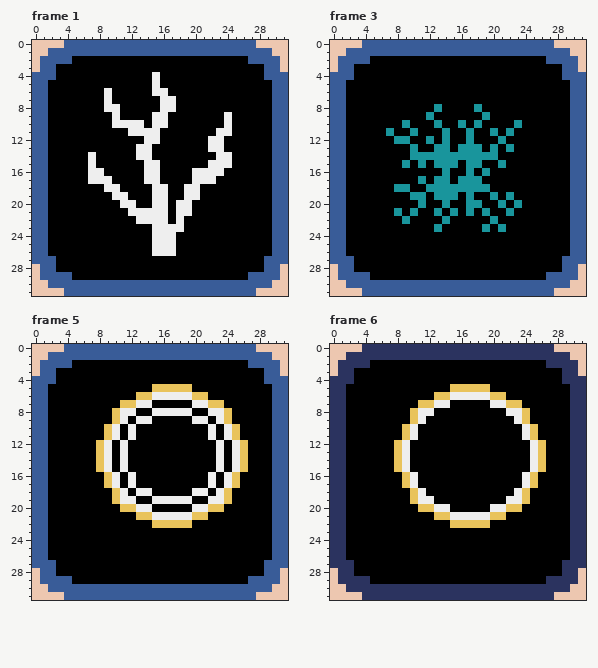
One commit to this pixel-art file: td/assets/buttons.aseprite. The first picture shows the starting point.
32x32 pixels, 8 frames. Shown: frame 1, frame 3, frame 5, frame 6. The commit also changed other frames, which this record leaves out.
New version:
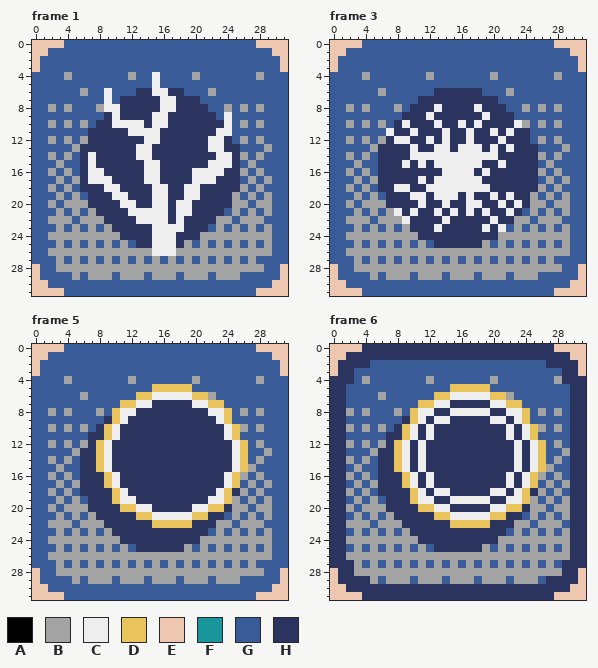
Palette (. is transparent): A #000000  B #a3a3a3  C #eeeeee  D #e9c35b  E #edc7b0  F #19959c  G #395c98  H #2b335f
The author wrote: TD: button rework in preparation for power-ups
Edits made:
layer "gradient" added
layer "icon under" added
Changed rows in their new state; - is an unchanged pixel.
Frame 1, layers "icon under", "border":
first column x 2:
 2 ---GGGGGGGGGGGGGGGGGGGGGG---
 3 -GGGGGGGGGGGGGGGGGGGGGGGGGG-
 4 -GBGGGGGGGBGG-GGGGBGGGGGGGB-
 5 GGGGGGGGGGGGG-GGGGGGGGGGGGGG
 6 GGGGBGG-GGGHH--HHGGGBGGGGGGG
 7 GGGGGGG-GHHHHH--HHHGGGGGGGGG
 8 BGBGGGB--HHHHH--HHHHGGBGBGBG
 9 GGGGGGGH-HHHH--HHHHHHG-GGGGG
10 BGBGBGHH----H--HHHHHHH-GBGBG
11 GGGGGHHHHH----HHHHHHH--GGGGG
12 BGBGBHHHHHHH--HHHHHH--HGBGBG
13 GGGBHHHHHHH--HHHHHHH--HHGGGB
14 BGBGH-HHHHH--HHHHHHHH--HBGBG
15 GBGGH-HHHHHH--HHHHHH---HGBGG
16 BGBGH--HHHHH--HHHH----HHBGBG
17 GBGBH---HHHH--HHHH---HHHGBGB
18 BGBGHHH--HHHH--HH--HHHHHBGBG
19 GBGBGHHH--HHH--HH--HHHHBGBGB
20 BGBBBHHHH--HH--H--HHHHHBBGBB
21 GBGBGBHHHH-----H--HHHHGBGBGB
22 BBBGBBBHHHH----H-HHHHBBGBBBG
23 GBGBGBGBHHHHH----HHHGBGBGBGB
24 BBBBBBBBBHHHH---HHHBBBBBBBBB
25 GBGBGBGBGBGHH---HBGBGBGBGBGB
26 BBBBBBBBBBBBB---BBBBBBBBBBBB
27 -BGBGBGBGBGBGBGBGBGBGBGBGBG-
28 -BBBBBBBBBBBBBBBBBBBBBBBBBB-
29 ---BGBBBGBBBGBBBGBBBGBBBG---
Frame 3, layers "icon", "icon under", "border":
first column x 2:
 2 ---GGGGGGGGGGGGGGGGGGGGGG---
 3 -GGGGGGGGGGGGGGGGGGGGGGGGGG-
 4 -GBGGGGGGGBGGGGGGGBGGGGGGGB-
 5 GGGGGGGGGGGGGGGGGGGGGGGGGGGG
 6 GGGGBGGGGGGHHHHHHGGGBGGGGGGG
 7 GGGGGGGGGHHHHHHHHHHGGGGGGGGG
 8 BGBGGGBGHHHCHHHHCHHHGGBGBGBG
 9 GGGGGGGHHHCHHHHHHCHHHGGGGGGG
10 BGBGBGHCHHHCHHCHCHHHHCBGBGBG
11 GGGGGCHHCHHHCHHCHHCHCHHGGGGG
12 BGBGBHCCHHCHCHHCHHHCHHHGBGBG
13 GGGBHHHHCHHCCHCCCHCHCHHHGGGB
14 BGBGHHHHCCCCCCCCCCCHHHHHBGBG
15 GBGGHHHCHCHCCCCCCHHCHHHHGBGG
16 BGBGHHHHHHHHCCCCHCHHHHHHBGBG
17 GBGBHHHHHCHCCCCCCHHHHHHHGBGB
18 BGBGHHCCHHCCCCCCCCHHHHHHBGBG
19 GBGBGHHHCCHCCCHCHHCHCHHBGBGB
20 BGBBBHHHHCHHCHHCCHHCHCHBBGBB
21 GBGBGBCHCHHCHCHCHCHHCHGBGBGB
22 BBBGBBBCHHHHCHHHHHCHHBBGBBBG
23 GBGBGBGBHHHCHHHHHCHCGBGBGBGB
24 BBBBBBBBBHHHHHHHHHHBBBBBBBBB
25 GBGBGBGBGBGHHHHHHBGBGBGBGBGB
26 BBBBBBBBBBBBBBBBBBBBBBBBBBBB
27 -BGBGBGBGBGBGBGBGBGBGBGBGBG-
28 -BBBBBBBBBBBBBBBBBBBBBBBBBB-
29 ---BGBBBGBBBGBBBGBBBGBBBG---
Frame 5, layers "icon", "icon under", "border":
first column x 2:
 2 ---GGGGGGGGGGGGGGGGGGGGGG---
 3 -GGGGGGGGGGGGGGGGGGGGGGGGGG-
 4 -GBGGGGGGGBGGGGGGGBGGGGGGGB-
 5 GGGGGGGGGGGGG-----GGGGGGGGGG
 6 GGGGBGGGGGG---------BGGGGGGG
 7 GGGGGGGGG----HHHHH----GGGGGG
 8 BGBGGGBG---HHHHHHHHH---GBGBG
 9 GGGGGGGH--HHHHHHHHHHH--GGGGG
10 BGBGBGH--HHHHHHHHHHHHH--BGBG
11 GGGGGHH--HHHHHHHHHHHHH--GGGG
12 BGBGBH--HHHHHHHHHHHHHHH--GBG
13 GGGBHH--HHHHHHHHHHHHHHH--GGB
14 BGBGHH--HHHHHHHHHHHHHHH--GBG
15 GBGGHH--HHHHHHHHHHHHHHH--BGG
16 BGBGHHH--HHHHHHHHHHHHH--BGBG
17 GBGBHHH--HHHHHHHHHHHHH--GBGB
18 BGBGHHHH--HHHHHHHHHHH--HBGBG
19 GBGBGHHH---HHHHHHHHH---BGBGB
20 BGBBBHHHH----HHHHH----HBBGBB
21 GBGBGBHHHHH---------HHGBGBGB
22 BBBGBBBHHHHHH-----HHHBBGBBBG
23 GBGBGBGBHHHHHHHHHHHHGBGBGBGB
24 BBBBBBBBBHHHHHHHHHHBBBBBBBBB
25 GBGBGBGBGBGHHHHHHBGBGBGBGBGB
26 BBBBBBBBBBBBBBBBBBBBBBBBBBBB
27 -BGBGBGBGBGBGBGBGBGBGBGBGBG-
28 -BBBBBBBBBBBBBBBBBBBBBBBBBB-
29 ---BGBBBGBBBGBBBGBBBGBBBG---
Frame 6, layers "icon", "icon under", "border":
first column x 2:
 2 ---GGGGGGGGGGGGGGGGGGGGGG---
 3 -GGGGGGGGGGGGGGGGGGGGGGGGGG-
 4 -GBGGGGGGGBGGGGGGGBGGGGGGGB-
 5 GGGGGGGGGGGGG-----GGGGGGGGGG
 6 GGGGBGGGGGG---------BGGGGGGG
 7 GGGGGGGGG----HHHHH----GGGGGG
 8 BGBGGGBG---HHCCCCCHH---GBGBG
 9 GGGGGGGH--HCCHHHHHCCH--GGGGG
10 BGBGBGH--HCHHHHHHHHHCH--BGBG
11 GGGGGHH--HCHHHHHHHHHCH--GGGG
12 BGBGBH--HCHHHHHHHHHHHCH--GBG
13 GGGBHH--HCHHHHHHHHHHHCH--GGB
14 BGBGHH--HCHHHHHHHHHHHCH--GBG
15 GBGGHH--HCHHHHHHHHHHHCH--BGG
16 BGBGHHH--HCHHHHHHHHHCH--BGBG
17 GBGBHHH--HCHHHHHHHHHCH--GBGB
18 BGBGHHHH--HCCHHHHHCCH--HBGBG
19 GBGBGHHH---HHCCCCCHH---BGBGB
20 BGBBBHHHH----HHHHH----HBBGBB
21 GBGBGBHHHHH---------HHGBGBGB
22 BBBGBBBHHHHHH-----HHHBBGBBBG
23 GBGBGBGBHHHHHHHHHHHHGBGBGBGB
24 BBBBBBBBBHHHHHHHHHHBBBBBBBBB
25 GBGBGBGBGBGHHHHHHBGBGBGBGBGB
26 BBBBBBBBBBBBBBBBBBBBBBBBBBBB
27 -BGBGBGBGBGBGBGBGBGBGBGBGBG-
28 -BBBBBBBBBBBBBBBBBBBBBBBBBB-
29 ---BGBBBGBBBGBBBGBBBGBBBG---
Changed places in both pictures, as pixel boxes (x1, y1, x2, y2):
changed: (48, 56, 272, 280)
changed: (346, 56, 570, 280)
changed: (48, 360, 272, 584)
changed: (346, 360, 570, 584)
